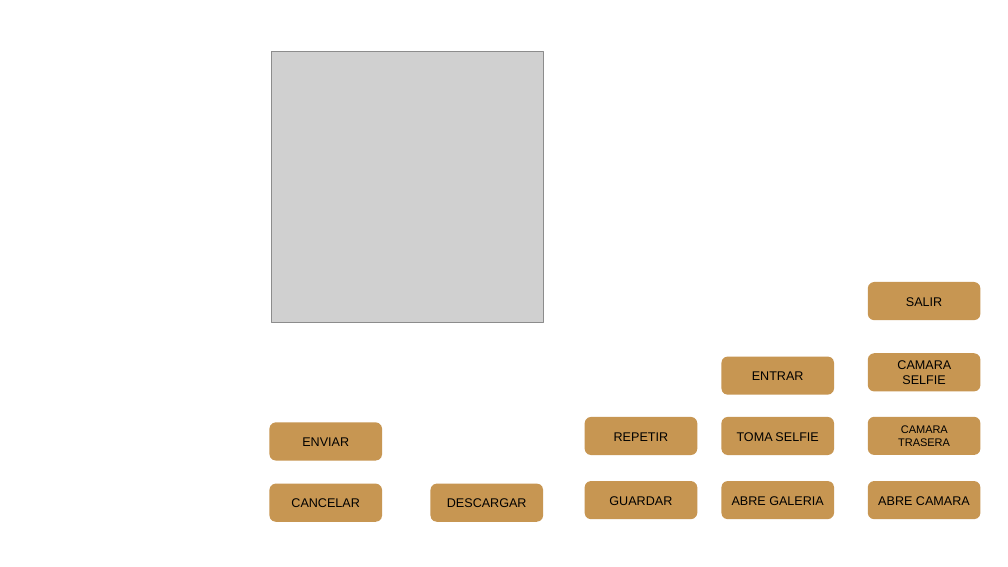
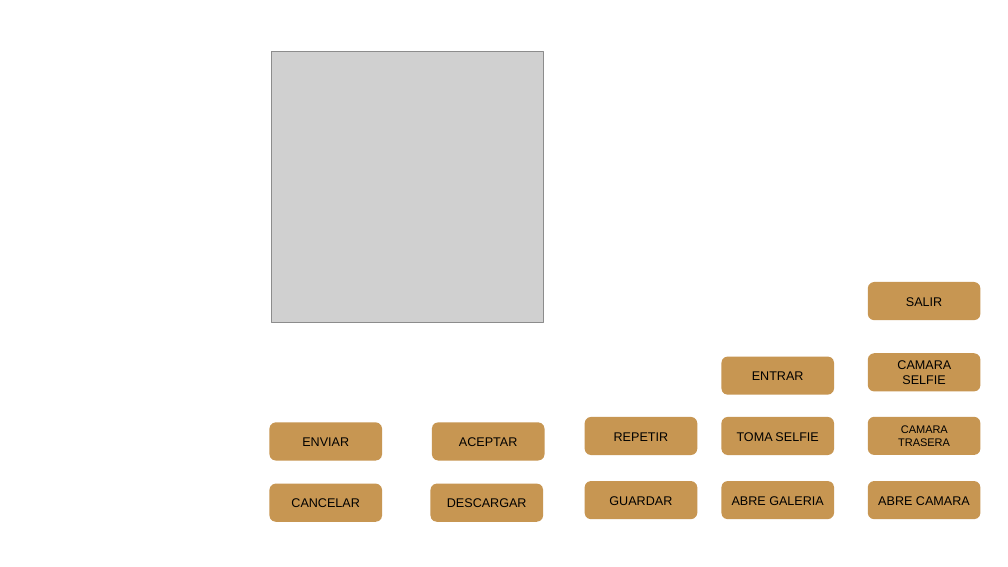
Before and after one commit to lanchas9/PbhOnlineMagnun, a slide deck: slide 1 of botones2.pptx. Drawn at 1008x567 pixels with LibreOffice and Linux fonts; fonts in the diff are those of the drawing; grey boxes stand for pictures. Boxes give left, top, right and bottom in pixels: in the first picture for what was removed or moved away, otherwise in the second. Text is boxed around its words. In the diff, an @@ line names an element or a change of style, - is before the commit and + after.

Commit message:
aceptar en lugar de enviar

```diff
--- a/botones2.pptx
+++ b/botones2.pptx
@@ rounded rectangle added at <box>432,423,544,461</box>, fill #C79652, 12 pt, text #000000 @@
+ACEPTAR
```
Also in this commit, not shown: 2 other files.
